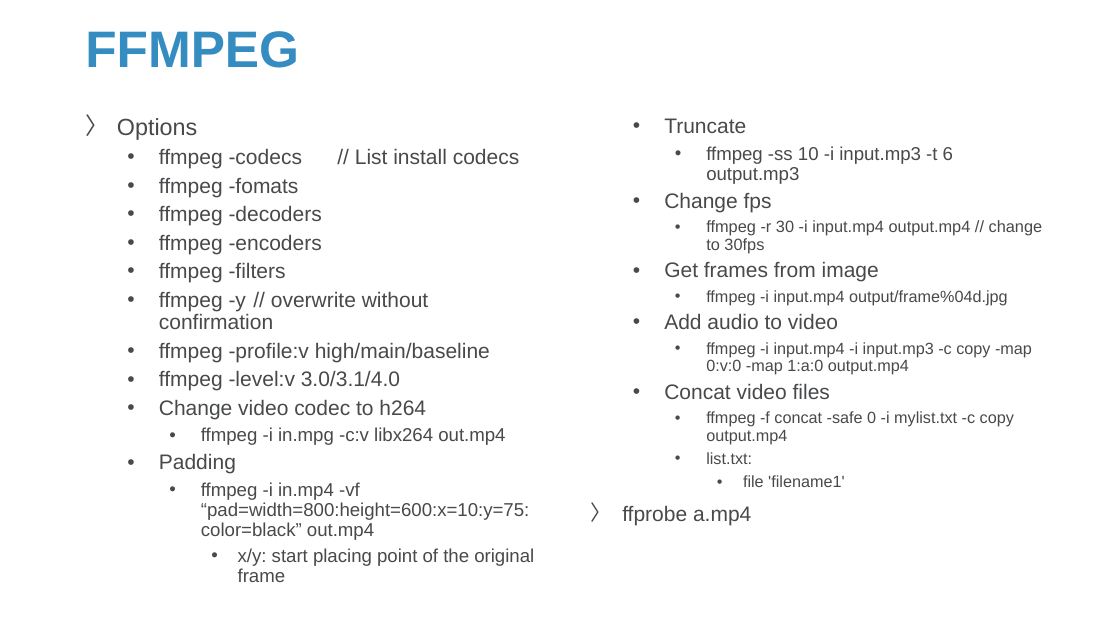
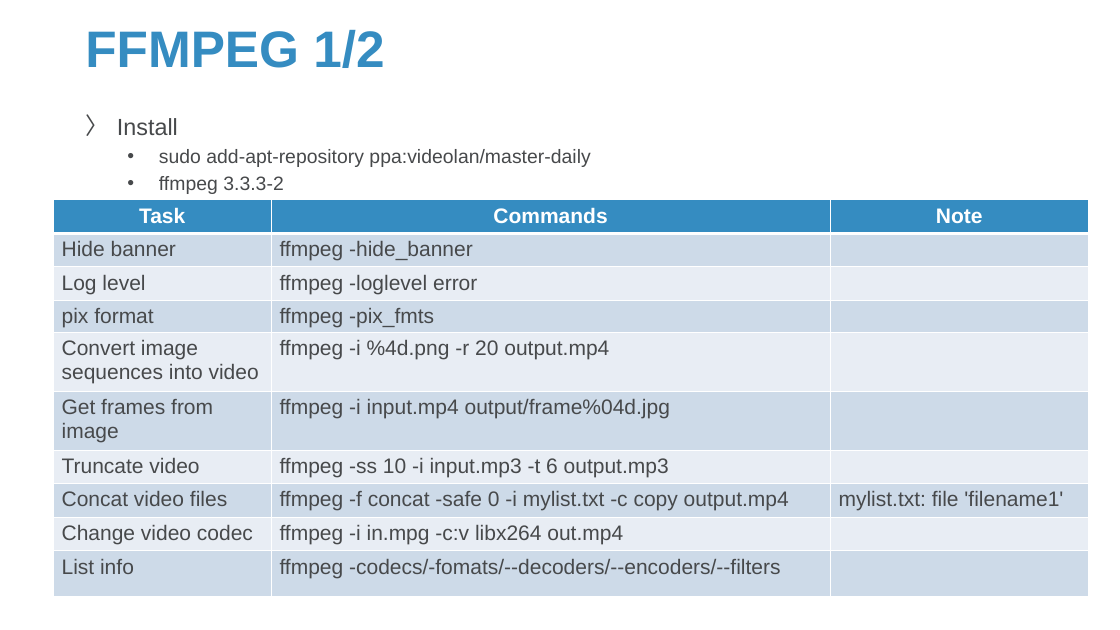
Before and after one commit to Sparks-Lu/TechNotes, a slide deck: slide 7 of Misc/Media-Notes.pptx (slide 6 before the commit). Drawn at 1120x630 pixels with LibreOffice and Linux fonts; fonts in the diff are those of the drawing; background and template pictures are left out. Boxes give left, top, right and bottom in pixels: in the first picture for what was removed or moved away, otherwise in the second. Text is boxed around its words. In the diff, an @@ line names an element or a change of style, - is before the commit and + after.

```diff
--- a/Misc/Media-Notes.pptx
+++ b/Misc/Media-Notes.pptx
@@ title at (x1=85, y1=30, x2=384, y2=68): text changed @@
-FFMPEG
+FFMPEG 1/2
@@ text at (x1=117, y1=118, x2=590, y2=194): text changed; size 18 to 16.6 pt @@
-〉 Options
-  • ffmpeg -codecs // List install codecs
-  • ffmpeg -fomats
-  • ffmpeg -decoders
-  • ffmpeg -encoders
-  • ffmpeg -filters
-  • ffmpeg -y // overwrite without confirmation
-  • ffmpeg -profile:v high/main/baseline
-  • ffmpeg -level:v 3.0/3.1/4.0
-  • Change video codec to h264
-    • ffmpeg -i in.mpg -c:v libx264 out.mp4
-  • Padding
-    • ffmpeg -i in.mp4 -vf “pad=width=800:height=600:x=10:y=75:color=black” out.mp4
-      • x/y: start placing point of the original frame
+〉 Install
+  • sudo add-apt-repository ppa:videolan/master-daily
+  • ffmpeg 3.3.3-2
@@ text removed at (x1=622, y1=118, x2=1043, y2=525) @@
-  • Truncate
-    • ffmpeg -ss 10 -i input.mp3 -t 6 output.mp3
-  • Change fps
-    • ffmpeg -r 30 -i input.mp4 output.mp4 // change to 30fps
-  • Get frames from image
-    • ffmpeg -i input.mp4 output/frame%04d.jpg
-  • Add audio to video
-    • ffmpeg -i input.mp4 -i input.mp3 -c copy -map 0:v:0 -map 1:a:0 output.mp4
-  • Concat video files
-    • ffmpeg -f concat -safe 0 -i mylist.txt -c copy output.mp4
-    • list.txt:
-      • file 'filename1'
-〉 ffprobe a.mp4
@@ table added at (x1=53, y1=200, x2=1088, y2=598), 10 rows, 3 columns @@
+Task | Commands | Note
+Hide banner | ffmpeg -hide_banner | 
+Log level | ffmpeg -loglevel error | 
+pix format | ffmpeg -pix_fmts | 
+Convert image sequences into video | ffmpeg -i %4d.png -r 20 output.mp4 | 
+Get frames from image | ffmpeg -i input.mp4 output/frame%04d.jpg | 
+Truncate video | ffmpeg -ss 10 -i input.mp3 -t 6 output.mp3 | 
+Concat video files | ffmpeg -f concat -safe 0 -i mylist.txt -c copy output.mp4 | mylist.txt: file 'filename1'
+Change video codec | ffmpeg -i in.mpg -c:v libx264 out.mp4 | 
+List info | ffmpeg -codecs/-fomats/--decoders/--encoders/--filters | 
```
Also in this commit, not shown: 1 other slide changed, 5 slides added, 10 other files.
